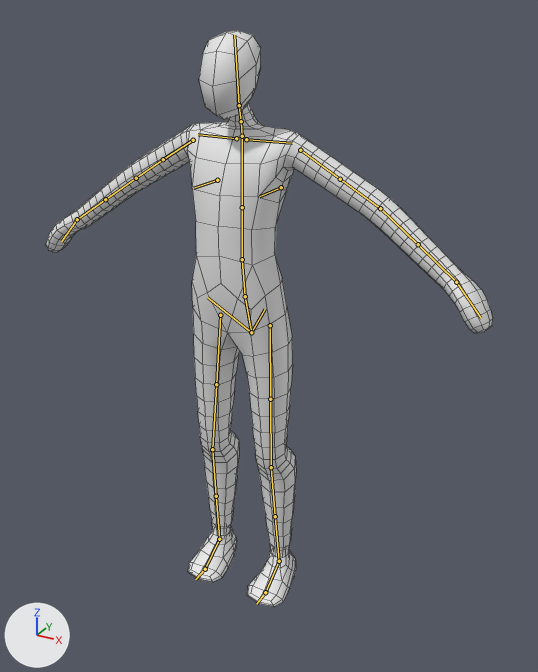
The Blender file Models/RealLife/Characters/QA.blend as it was, and as the next commit left it.
The view is the same before and after, from a camera (50 mm lens) standing at (1212.0, -2021.0, 2050.0) and looking at (73.0, 50.0, 1014.0). The axes (+X, +Y, +Z) are drawn at lower left. The lights are the same throughout. The first picture is the older version. The bones that bend it are drawn over the model as lines. Mesh edges are drawn as thin lines.
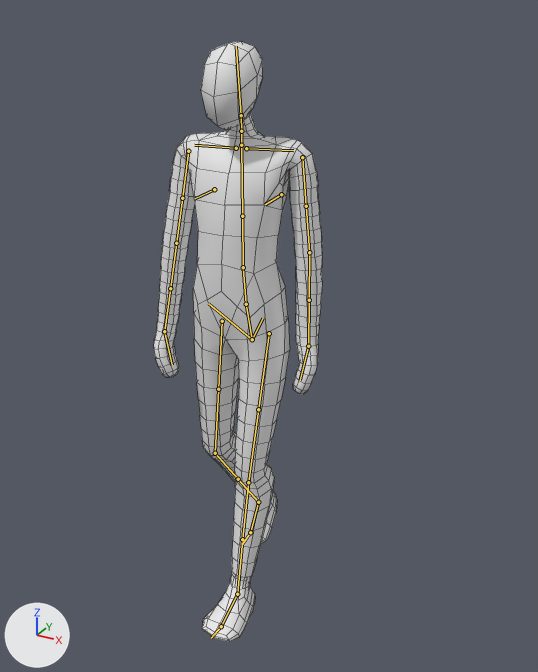
The newer file adds an action. The first version stands in its rest pose; the second is drawn at frame 45 of the action 'WalkFaster'.

Boxes (x1, y1, x2, y2) around the edits, measured in the pictures (538 x 672 px):
'Plane.002', posed (62% narrower)
    before: (46, 30, 493, 607)
    after: (154, 41, 322, 642)

What the commit changed:
Bone 'torso' (bone_torso) moves from (0.0, 0.0, 0.0) to (0.0, 6.0, -29.0).
Bone 'torso' (bone_torso) turns from (0, 0, 0) to (0, 0, -2) degrees about its own x, y and z.
Bone 'hips' (bone_hips) turns from (0, 0, 0) to (0, 1, -2) degrees about its own x, y and z.
Bone 'chest' (bone_chest) turns from (0, 0, 0) to (0, -1, 9) degrees about its own x, y and z.
Bone 'neck' (bone_neck) turns from (0, 0, 0) to (0, -1, -5) degrees about its own x, y and z.
Bone 'hand_ik.L' (bone_hand_ik_l) moves from (0.0, 0.0, 0.0) to (-473.0, 21.0, -313.0).
Bone 'hand_ik.L' (bone_hand_ik_l) turns from (0, 0, 0) to (28, -27, -58) degrees about its own x, y and z.
Bone 'hand_ik.R' (bone_hand_ik_r) moves from (0.0, 0.0, 0.0) to (438.0, -86.0, -327.0).
Bone 'hand_ik.R' (bone_hand_ik_r) turns from (0, 0, 0) to (21, -23, 45) degrees about its own x, y and z.
Bone 'foot_ik.L' (bone_foot_ik_l) moves from (0.0, 0.0, 0.0) to (-61.0, -218.0, -8.0).
Bone 'foot_spin_ik.L' (bone_foot_spin_ik_l) turns from (0, 0, 0) to (-5, 0, 0) degrees about its own x, y and z.
Bone 'foot_ik.R' (bone_foot_ik_r) moves from (0.0, 0.0, 0.0) to (61.0, 238.0, 45.0).
Bone 'foot_ik.R' (bone_foot_ik_r) turns from (0, 0, 0) to (11, 0, 0) degrees about its own x, y and z.
Bone 'foot_spin_ik.R' (bone_foot_spin_ik_r) turns from (0, 0, 0) to (13, 0, 0) degrees about its own x, y and z.
Bone 'toe_ik.R' (bone_toe_ik_r) turns from (0, 0, 0) to (14, 0, 0) degrees about its own x, y and z.
